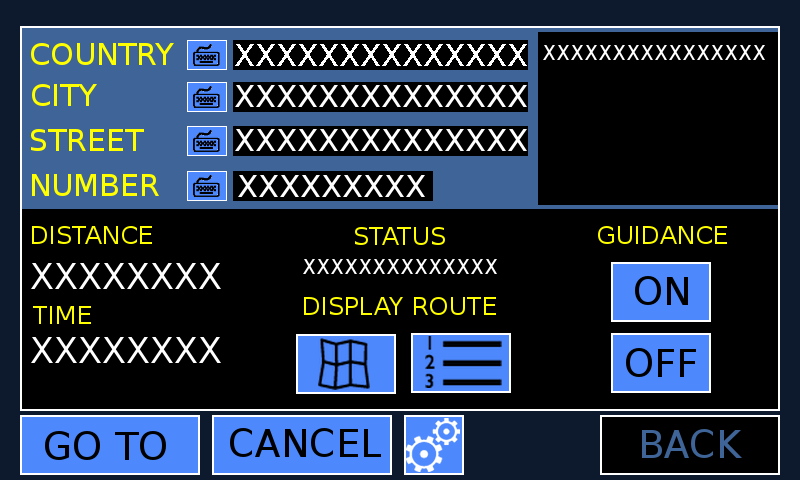
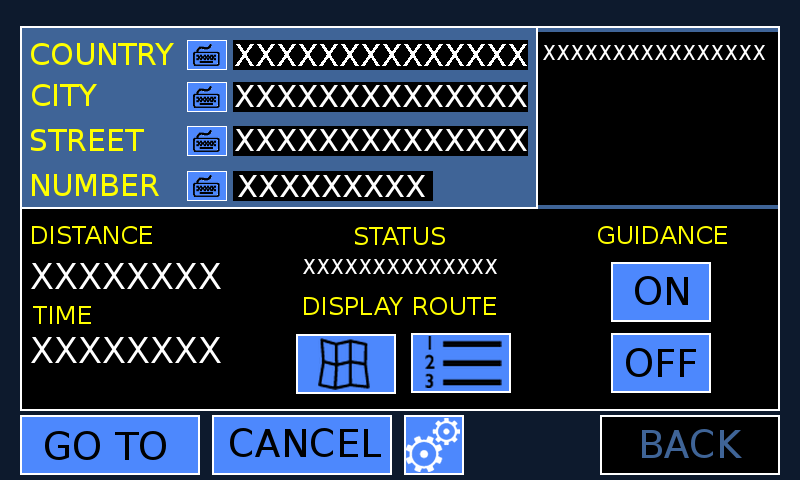
Comparing the layer stacks of the two w=800, h=480 images. Changes:
painted on "Presse-papiers #4" over [536, 28, 538, 207]
added layer "Calque Copié" in group "navigation-app-search-background" over [22, 207, 535, 209]
